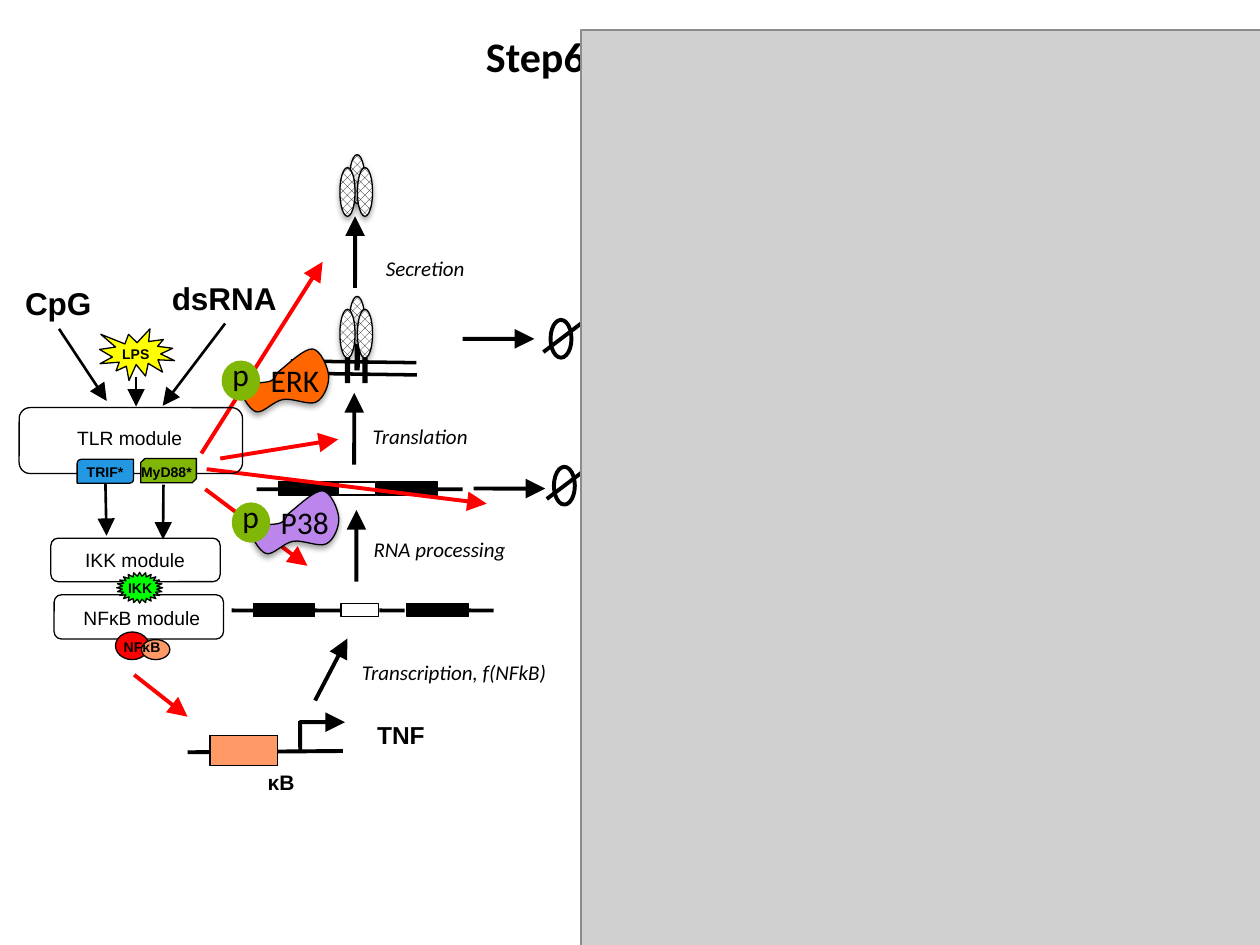
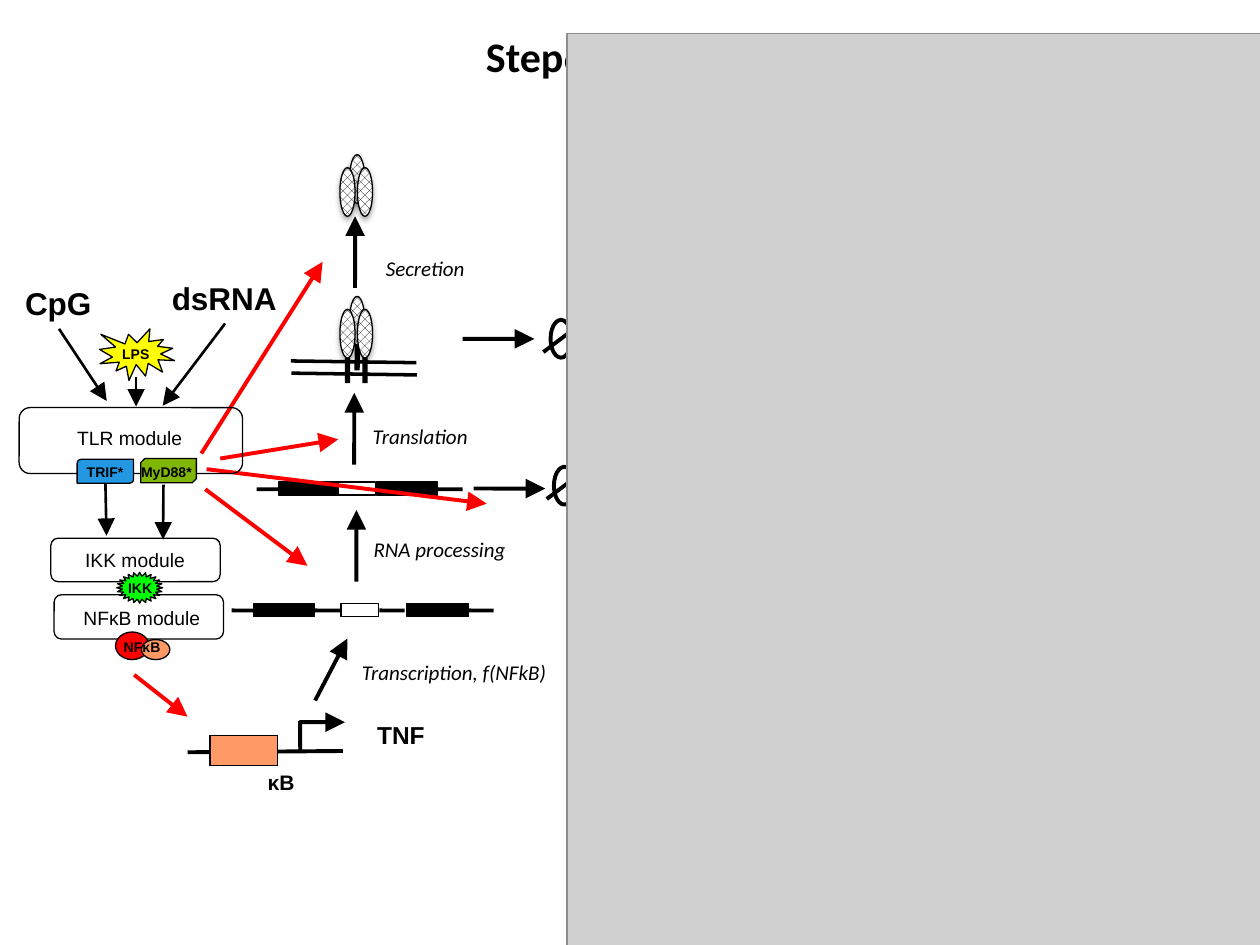
Before and after one commit to biomystery/TNF_regulation, a slide deck: slide 10 of TNF_Slides.pptx (slide 8 before the commit). Drawn at 1260x945 pixels with LibreOffice and Linux fonts; fonts in the diff are those of the drawing; grey boxes stand for pictures. Boxes give left, top, right and bottom in pixels: in the first picture for what was removed or moved away, otherwise in the second. Text is boxed around its words. In the diff, an @@ line names an element or a change of style, - is before the commit and + after.

```diff
--- a/TNF_Slides.pptx
+++ b/TNF_Slides.pptx
@@ picture: place and size @@
-picture at <box>581,30,1260,945</box>
+picture at <box>567,33,1260,945</box>
@@ group removed at <box>222,349,329,412</box>: 2 texts, 1 freeform shape, 1 ellipse @@
-ERK
-p
@@ group removed at <box>232,491,339,554</box>: 2 texts, 1 freeform shape, 1 ellipse @@
-P38
-p
```
Also in this commit, not shown: 2 other slides changed, 3 slides added, 1 slide removed, 25 other files.
